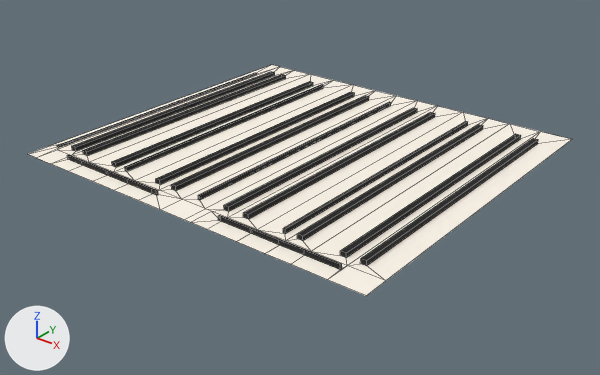
The FBX model client/public/models/Debate/Ceilings/Ceiling_1.fbx, before and after one commit.
One viewpoint serves both versions: a camera (50 mm lens) standing at (15.76, -19.45, 15.57) and looking at (0.25, -0.06, 3.56). Arrows for +X, +Y and +Z are at lower left; the lights stay in place. Mesh edges are drawn as thin lines. Where no turn or scale is listed for an object, it has been applied to the vertices.

Names of what the first picture shows: 'Ceiling'.
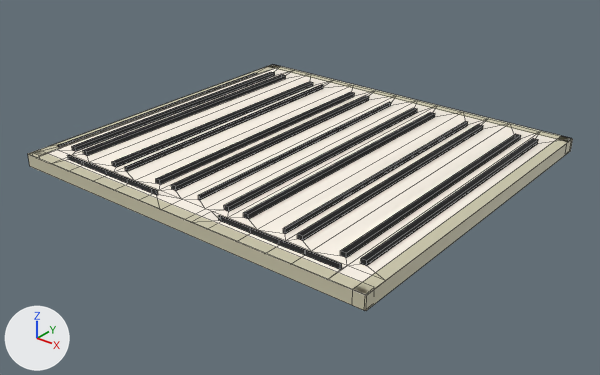
The newer file is also rescaled (x0.01), turned or shifted as a whole; pictures and numbers use the older file's frame.

Where the change shows, as pixel boxes [x1, y1, x2, y2] in the pictures (600 x 375 px):
```json
{"object": "Ceiling", "change": "reshaped", "before": [28, 65, 572, 296], "after": [28, 64, 573, 311], "on screen": "7% taller"}
{"part": 1, "of": "me_mesh_004", "change": "added", "after": [34, 66, 277, 155]}
{"part": 2, "of": "me_mesh_004", "change": "added", "after": [354, 138, 573, 311]}
{"part": 3, "of": "me_mesh_004", "change": "added", "after": [267, 64, 571, 142]}
{"part": 4, "of": "me_mesh_004", "change": "added", "after": [28, 150, 374, 310]}
{"part": 5, "of": "me_mesh_004", "change": "built on", "before": [28, 65, 293, 164], "after": [28, 69, 286, 164]}
{"part": 6, "of": "me_mesh_004", "change": "surface changed", "before": [52, 72, 570, 296], "after": [52, 72, 570, 296]}
```

The change, as JSON lines over the scene's bpy script:
```json
{"op": "add", "block": "img_cr02_mesh_png", "code": ["img_cr02_mesh_png = load_image('CR02_Mesh.png', '_unpacked/CR02_Mesh.png', 968, 109, 'sRGB')"]}
{"op": "add", "block": "mat_material_011", "code": ["mat_material_011 = principled_material('Material.011')", "mat_material_011.base_color = (0.626, 0.591, 0.424)  # light grey #cfcaae"]}
{"op": "add", "block": "mat_cr02_mesh_borader", "code": ["mat_cr02_mesh_borader = principled_material('CR02_Mesh_Borader')", "mat_cr02_mesh_borader.base_color = (0.0196, 0.0196, 0.0196)  # black #262626", "mat_cr02_mesh_borader.metallic = 1.0", "mat_cr02_mesh_borader.roughness = 0.859"]}
{"op": "add", "block": "mat_cr02_mesh", "code": ["mat_cr02_mesh = bpy.data.materials.new('CR02_Mesh')", "# uses the picture img_cr02_mesh_png"]}
{"block": "me_mesh_004", "where": "# used by ob_ceiling; location = (-0.05, 0.48, 4.81)"}
{"op": "remove", "block": "me_mesh_004", "code": "me_mesh_004.from_pydata(...)  # 211 vertices, 194 faces; spans x -6.52..6.75, y -6.14..6.06, z 0.0..0.14"}
{"op": "add", "block": "me_mesh_004", "code": "me_mesh_004.from_pydata(...)  # 315 vertices, 263 faces; spans x -6.52..6.75, y -6.14..6.11, z -0.44..0.14"}
{"block": "me_mesh_004", "change": "me_mesh_004 part 1: a new loose piece, a box spanning x -6.51..-6.11, y -5.96..6.11, z -0.44..0.01, in mat_material_011 (light grey #cfcaae)"}
{"block": "me_mesh_004", "change": "me_mesh_004 part 2: a new loose piece, a box spanning x 6.35..6.74, y -6.1..6.11, z -0.44..0.01, in mat_material_011 (light grey #cfcaae)"}
{"block": "me_mesh_004", "change": "me_mesh_004 part 3: a new loose piece, a box spanning x -6.52..6.71, y 5.72..6.11, z -0.44..0.01, in mat_material_011 (light grey #cfcaae)"}
{"block": "me_mesh_004", "change": "me_mesh_004 part 4: a new loose piece, a box spanning x -6.52..6.7, y -6.12..-5.72, z -0.44..0.01, in mat_material_011 (light grey #cfcaae)"}
{"block": "me_mesh_004", "change": "me_mesh_004 part 5"}
{"block": "me_mesh_004", "change": "8 vertices in x -6.26..-6.17, y -5.17..-4.54, z 0.0..0.06 move by (0.01, 0.0, 0.0)"}
{"block": "me_mesh_004", "change": "4 vertices in x -6.26..-6.17, y 4.7, z 0.0..0.06 move by (0.01, -0.01, 0.0)"}
{"block": "me_mesh_004", "change": "10 vertices move within x -6.52..-5.66, y -6.14..6.06, z 0.0..0.14"}
{"block": "me_mesh_004", "change": "54 vertices are added at x -5.66..5.99, y -5.02..4.98, z 0.01"}
{"block": "me_mesh_004", "change": "18 new vertices lie (0.0, 10.02, 0.0) away from vertices in x -5.66..5.99, y -5.02, z 0.01"}
{"block": "me_mesh_004", "change": "9 new faces join them, mat_cr02_mesh"}
{"block": "me_mesh_004", "change": "36 new faces join them, mat_cr02_mesh_borader (black #262626)"}
{"block": "me_mesh_004", "change": "me_mesh_004 part 6: 194 kept faces spanning x -6.52..6.75, y -6.14..6.06, z 0.0..0.14 get new texture (UV) coordinates"}
{"block": "me_mesh_004", "change": "me_mesh_004 part 7: the surface is now shaded smooth"}
{"op": "add", "block": "me_mesh_004", "code": "me_mesh_004.materials.append(mat_material_011)  # light grey #cfcaae"}
{"op": "add", "block": "me_mesh_004", "code": "me_mesh_004.materials.append(mat_cr02_mesh)"}
{"op": "add", "block": "me_mesh_004", "code": "me_mesh_004.materials.append(mat_cr02_mesh_borader)  # black #262626"}
```
